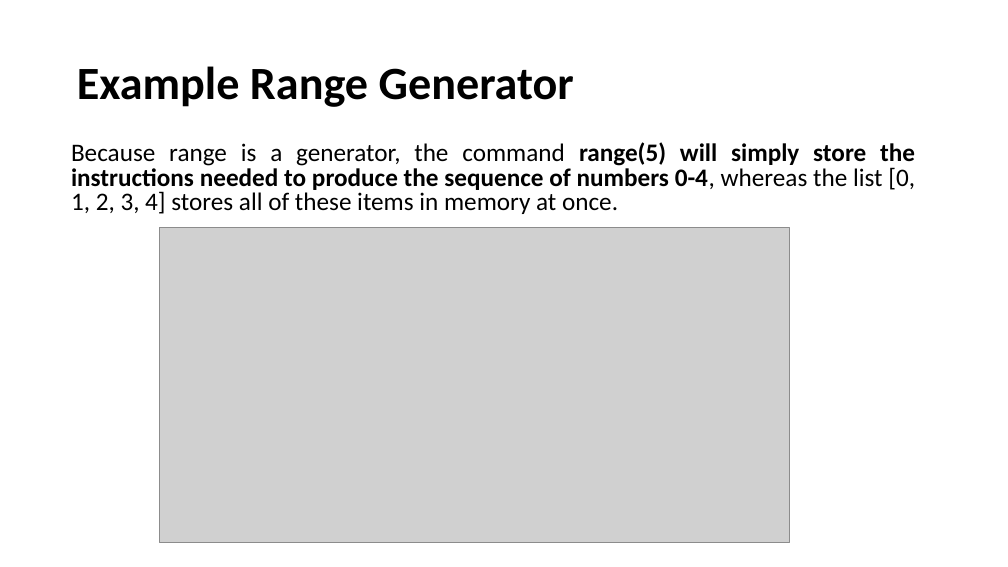
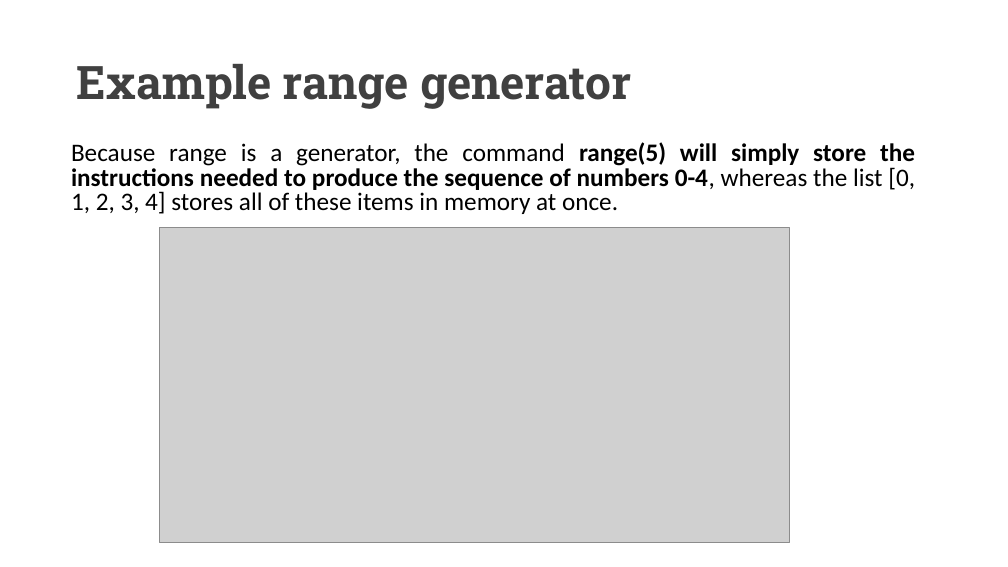
Before and after one commit to UCLL-PR2/exercises, a slide deck: slide 28 of 03-iterable&generators/programming2_iterable.pptx (slide 29 before the commit). Drawn at 1008x567 pixels with LibreOffice and Linux fonts; fonts in the diff are those of the drawing; grey boxes stand for pictures. Boxes give left, top, right and bottom in pixels: in the first picture for what was removed or moved away, otherwise in the second. Text is boxed around its words. In the diff, an @@ line names an element or a change of style, - is before the commit and + after.

```diff
--- a/03-iterable&generators/programming2_iterable.pptx
+++ b/03-iterable&generators/programming2_iterable.pptx
@@ title at (77,64,631,109): text changed; font Calibri to Roboto Slab; text colour #000000 to #404040 @@
-Example Range Generator
+Example range generator
```
Also in this commit, not shown: 25 other slides changed, 5 slides added, 1 slide removed.
